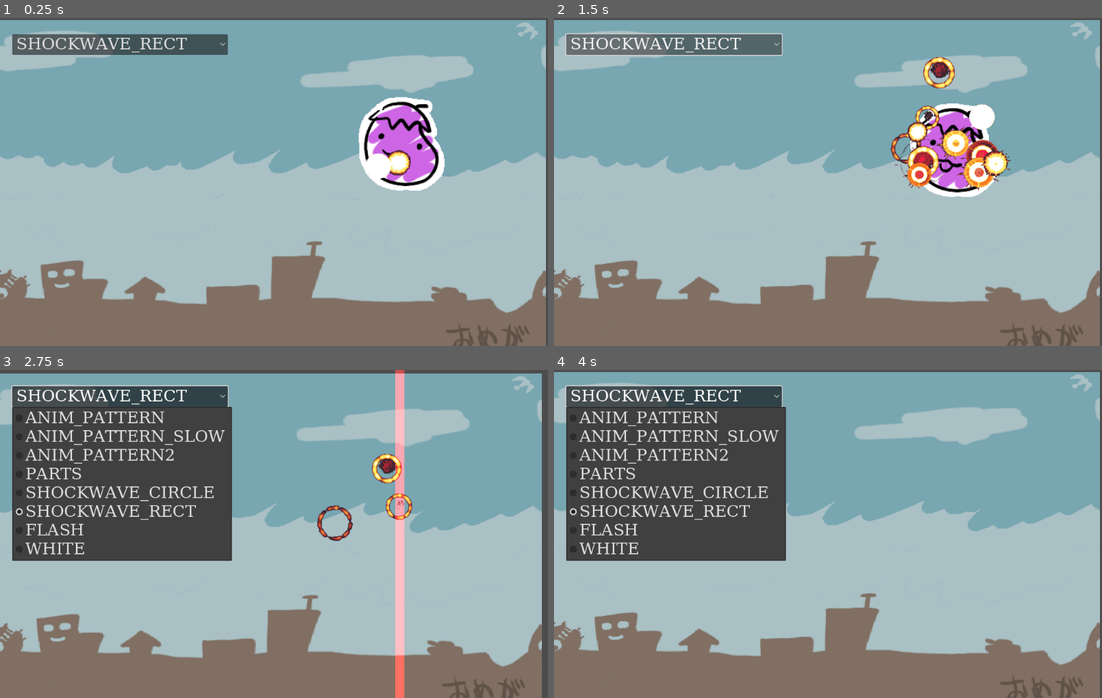
Above: before the commit, frames 1-4 (two rows, left to right).
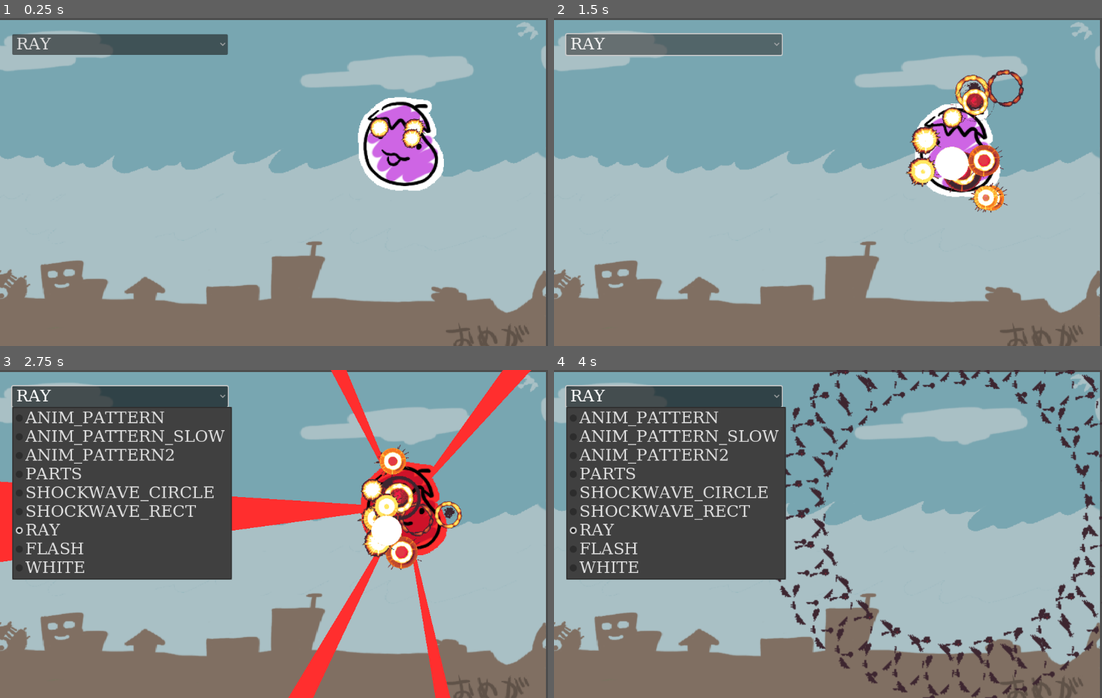
Above: after the commit, the same moments.

Repository: syun77/gd_bosseffect
Game: Godot game, scene res://Main.tscn
Two runs of this game, one before a commit and one after it. Both use one fixed random seed, a clock stepped at 60 frames per second and the inputs below.
Inputs:
- Up to frame 1 (0.25 s): no input
- Up to frame 2 (1.5 s): click "SHOCKWAVE_RECT" (after the commit: "RAY") at 0.5 s; click "SHOCKWAVE_RECT" (after the commit: "RAY") at 1.25 s
- Up to frame 3 (2.75 s): click "SHOCKWAVE_RECT" (after the commit: "RAY") at 2 s
- Up to frame 4 (4 s): no input

The runs differ from the first frame. In frame 1, 1.9% of the frame differs, in the area x 3-82%, y 6-53%; in frame 2, 5.7%; in frame 3, 18%, in the area x 0-100%, y 0-100%; in frame 4, 8.6%.

Commit message:
光線を出すパターンを実装

Diff:
--- a/gd_bosseffect/Main.tscn
+++ b/gd_bosseffect/Main.tscn
@@ -16,7 +16,7 @@
 
 [node name="Main" type="Node2D"]
 script = ExtResource("1_n2hpg")
-enemy_type = 5
+enemy_type = 6
 
 [node name="Bg" type="Sprite2D" parent="."]
 material = SubResource("ShaderMaterial_cltio")
--- a/gd_bosseffect/src/Enemy.gd
+++ b/gd_bosseffect/src/Enemy.gd
@@ -24,6 +24,7 @@
 	PARTS,
 	SHOCKWAVE_CIRCLE,
 	SHOCKWAVE_RECT,
+	RAY,
 	FLASH,
 	WHITE,
 }
@@ -40,6 +41,7 @@
 # ------------------------------------------
 var _id = eType.ANIM_PATTERN
 var _cnt = 0.0
+var _cnt2 = 0.0
 var _step = 0
 var _timer = 0.0
 var _max_timer = 3.0
@@ -47,6 +49,7 @@
 var _color = Color.WHITE
 var _color_time = 0.0
 var _color_max_time = 0.0
+var _ray_list = []
 
 # ------------------------------------------
 # function.
@@ -146,6 +149,15 @@
 		destroy()
 		queue_free()
 
+	queue_redraw()
+
+## 描画.
+func _draw() -> void:
+	var funcname = "_draw_" + eType.keys()[_id]
+	if has_method(funcname):
+		# 描画関数があれば呼び出し.
+		call(funcname)
+
 ## 色の更新.
 func _update_color(delta:float) -> void:
 	if _color_time <= 0.0:
@@ -157,6 +169,8 @@
 		return
 
 	var rate = _color_time / _color_max_time
+	if _id == eType.RAY:
+		rate = 1 - rate # 光線の場合は逆.
 	modulate = Color.WHITE.lerp(_color, rate)
 
 ## オーソドックスなパターン.
@@ -278,6 +292,44 @@
 func _move_FLASH(delta:float) -> void:
 	_move_ANIM_PATTERN(delta)
 
+## 光線.
+func _init_RAY() -> void:
+	_cnt = 20
+func _move_RAY(delta:float) -> void:
+	_move_ANIM_PATTERN(delta)
+
+	_cnt2 += Common.get_slow_rate()
+	if _cnt2 > 20 and _ray_list.size() < 5:
+		var rad = _timer * 8 + randf_range(0, 0.5)
+		_ray_list.push_back(rad)
+		if _ray_list.size() >= 5:
+			change_color(Color.RED, _max_timer - _timer)
+		_cnt2 -= randf_range(15, 25)
+func _draw_RAY() -> void:
+	var idx = 0
+	for rad in _ray_list:
+		var dist = SIZE * 0.01 + 0.01 * (idx%2)
+		var ofs = Vector2(
+			dist * cos(rad),
+			dist * -sin(rad)
+		)
+		var vlist = [ofs]
+		var c = Color.WHITE
+		if int(_cnt)%2 == 0:
+			c.a = 0.0
+		var clist = [c, c, c]
+		vlist.push_back(ofs + Vector2(
+			2048 * cos(rad + 0.02),
+			2048 * sin(rad + 0.1)
+		))
+		vlist.push_back(ofs + Vector2(
+			2048 * cos(rad - 0.05),
+			2048 * sin(rad - 0.1)
+		))
+		draw_polygon(vlist, clist)
+
+		idx += 1
+
 ## 背景を白にする.
 func _init_WHITE() -> void:
 	_max_timer = 2.0
